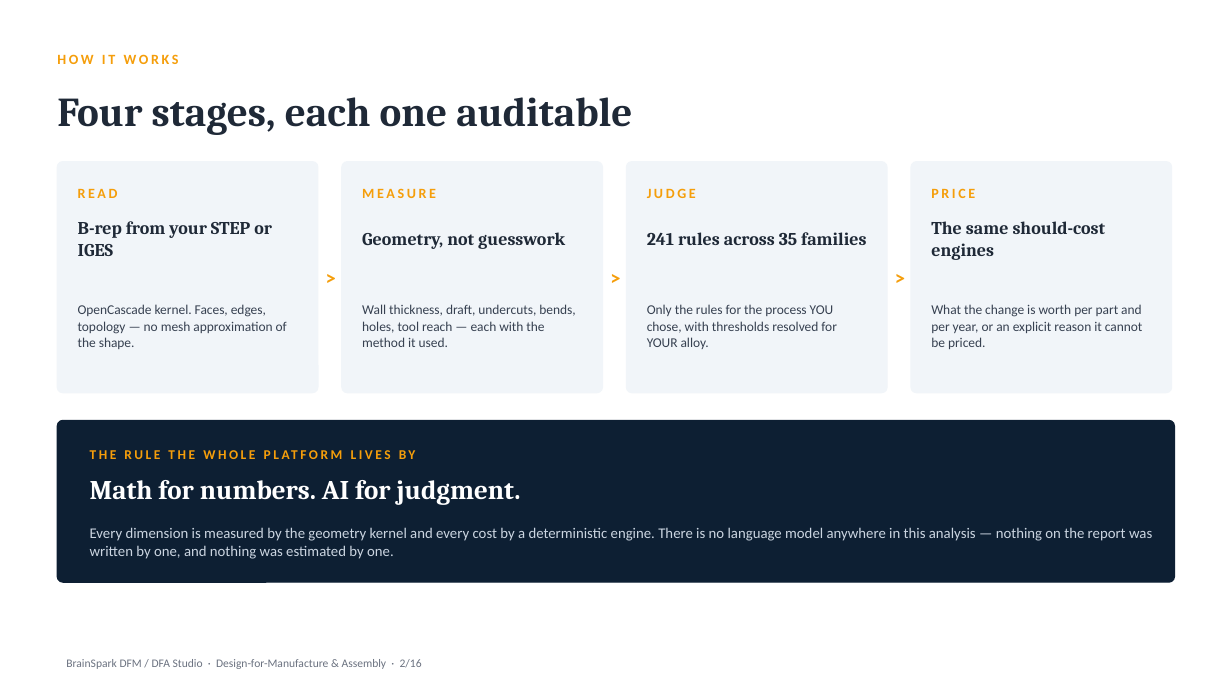
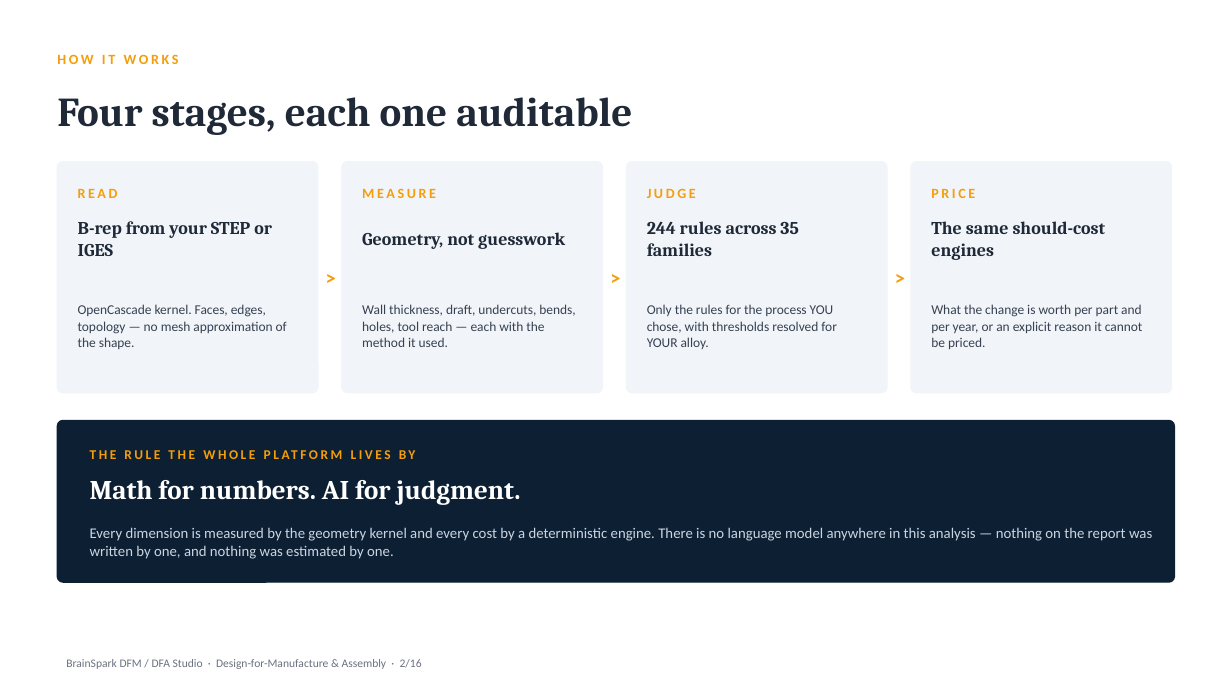
Before and after one commit to bhosaleavinash546/leamington-marathi, a slide deck: slide 3 of BrainSpark_DFM_DFA_Studio_Director.pptx. Drawn at 1232x693 pixels with LibreOffice and Linux fonts; fonts in the diff are those of the drawing. Boxes give left, top, right and bottom in pixels: in the first picture for what was removed or moved away, otherwise in the second. Text is boxed around its words. In the diff, an @@ line names an element or a change of style, - is before the commit and + after.

```diff
--- a/BrainSpark_DFM_DFA_Studio_Director.pptx
+++ b/BrainSpark_DFM_DFA_Studio_Director.pptx
@@ text at (647, 221, 798, 256): text changed @@
-241 rules across 35 families
+244 rules across 35 families
```
Also in this commit, not shown: 3 other slides changed, 11 other files.
